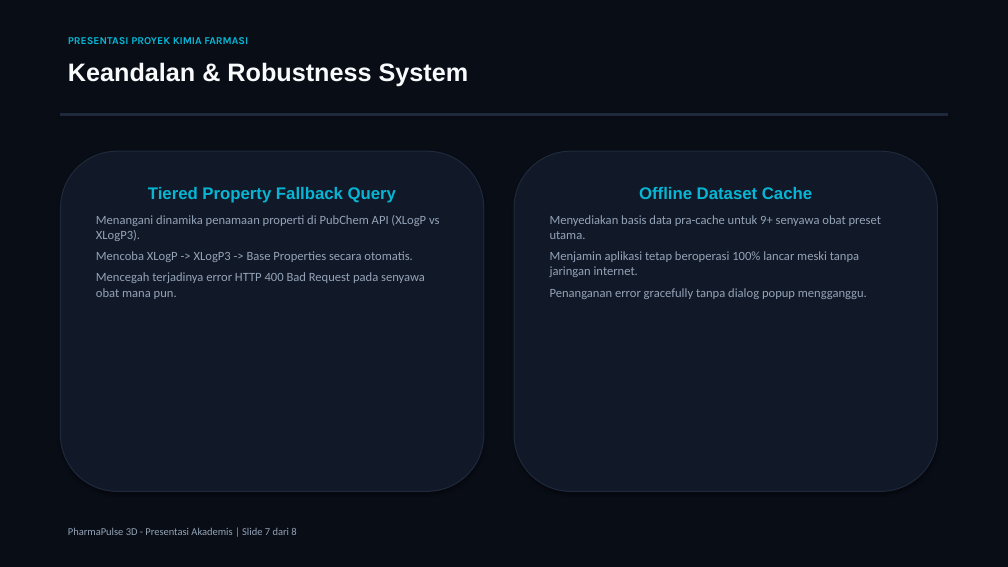
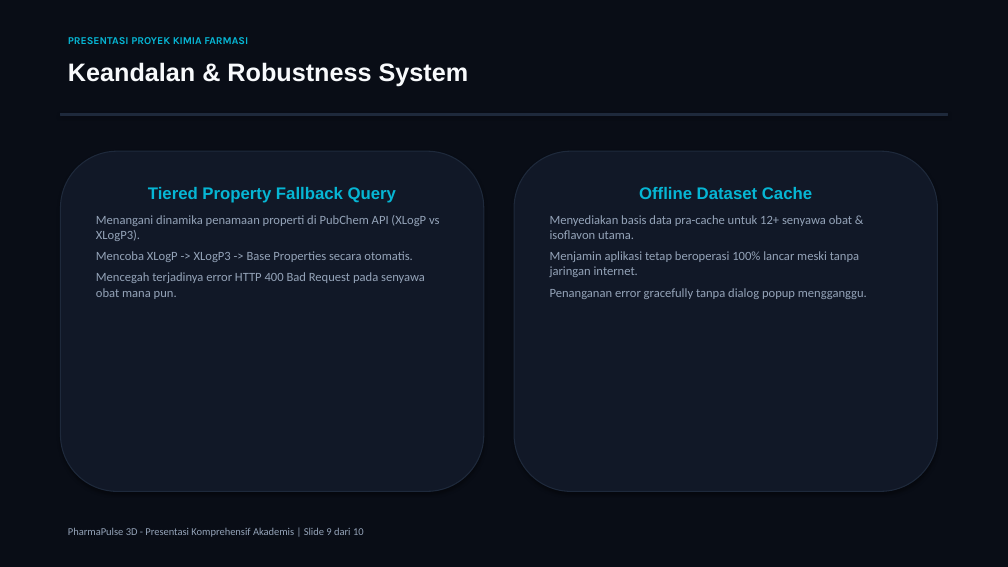
Before and after one commit to novarani1511/pharmapulse-3d, a slide deck: slide 9 of Presentasi_PharmaPulse_3D.pptx (slide 7 before the commit). Drawn at 1008x567 pixels with LibreOffice and Linux fonts; fonts in the diff are those of the drawing. Boxes give left, top, right and bottom in pixels: in the first picture for what was removed or moved away, otherwise in the second. Text is boxed around its words. In the diff, an @@ line names an element or a change of style, - is before the commit and + after.

```diff
--- a/Presentasi_PharmaPulse_3D.pptx
+++ b/Presentasi_PharmaPulse_3D.pptx
@@ text in rounded rectangle at box(550, 215, 852, 239): text changed @@
-Menyediakan basis data pra-cache untuk 9+ senyawa obat preset utama.
+Menyediakan basis data pra-cache untuk 12+ senyawa obat & isoflavon utama.
@@ text at box(68, 527, 364, 537): text changed @@
-PharmaPulse 3D - Presentasi Akademis | Slide 7 dari 8
+PharmaPulse 3D - Presentasi Komprehensif Akademis | Slide 9 dari 10
```
Also in this commit, not shown: 4 other slides changed, 5 slides added, 3 slides removed, 5 other files.
